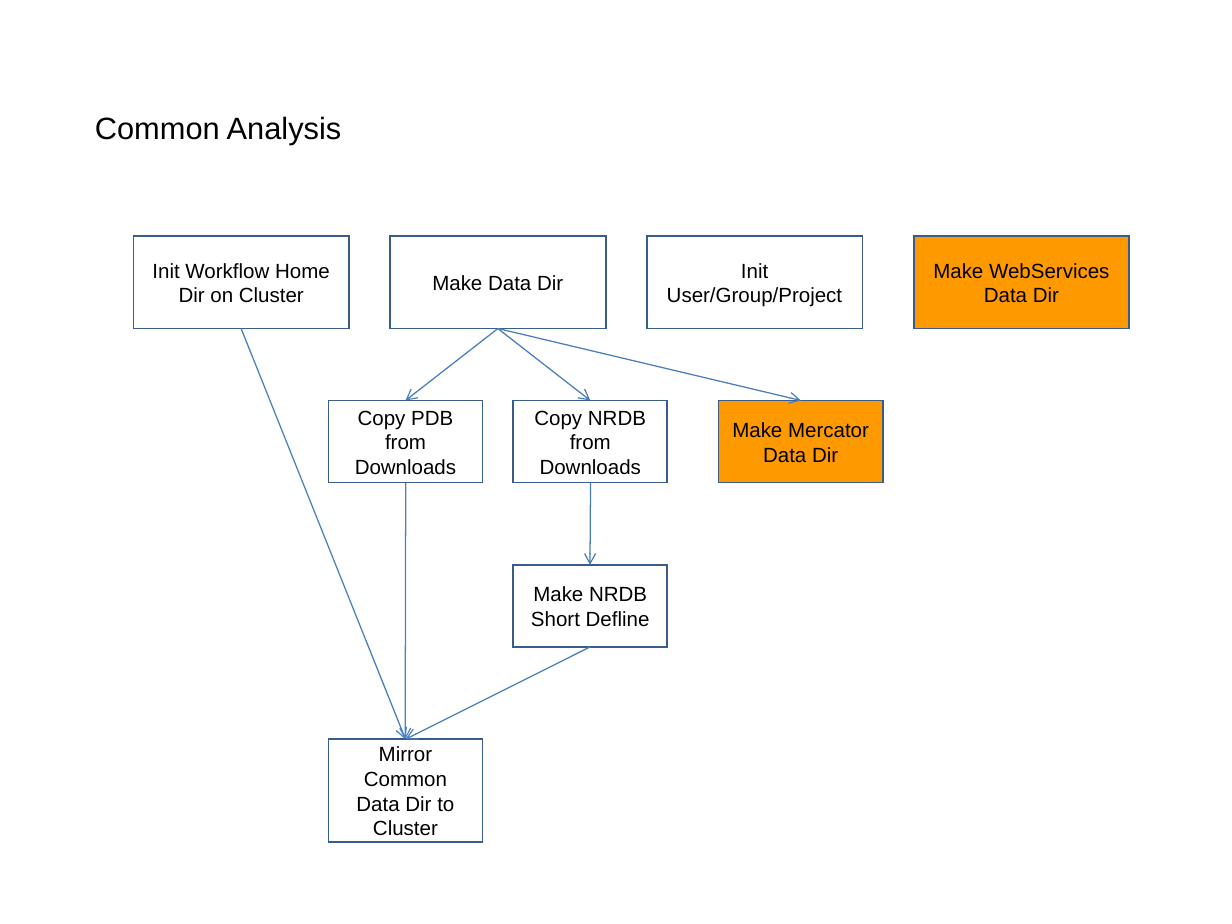
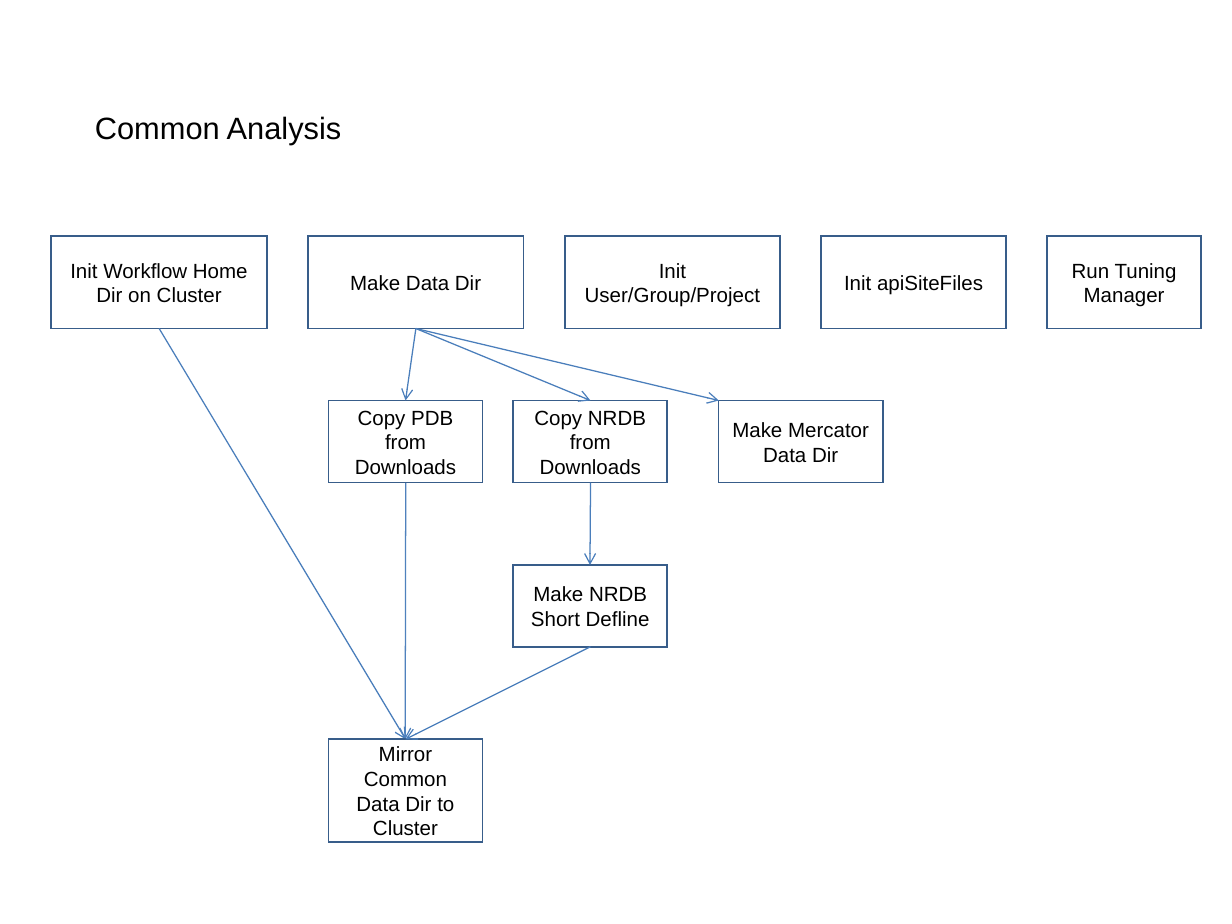
Before and after one commit to VEuPathDB/ApiCommonData, a slide deck: slide 2 of Load/doc/workflow/AnalysisWorkflow_wei.ppt. Drawn at 1232x924 pixels with LibreOffice and Linux fonts; fonts in the diff are those of the drawing. Boxes give left, top, right and bottom in pixels: in the first picture for what was removed or moved away, otherwise in the second. Text is boxed around its words. In the diff, an @@ line names an element or a change of style, - is before the commit and + after.

```diff
--- a/Load/doc/workflow/AnalysisWorkflow_wei.ppt
+++ b/Load/doc/workflow/AnalysisWorkflow_wei.ppt
@@ rectangle "Init Workflow Home Dir on ...": place and size @@
-rectangle "Init Workflow Home Dir on ..." at <box>133,237,349,329</box>
+rectangle "Init Workflow Home Dir on ..." at <box>52,237,267,329</box>
@@ rectangle "Make Data Dir": place and size @@
-rectangle "Make Data Dir" at <box>391,237,606,329</box>
+rectangle "Make Data Dir" at <box>308,237,524,329</box>
@@ rectangle "Init User/Group/Project": place and size @@
-rectangle "Init User/Group/Project" at <box>647,237,862,329</box>
+rectangle "Init User/Group/Project" at <box>564,237,780,329</box>
@@ rectangle "Init apiSiteFiles" at <box>822,237,1007,329</box>: fill #FF9900 to #FFFFFF @@
@@ rectangle "Init apiSiteFiles": place and size @@
-rectangle "Init apiSiteFiles" at <box>914,237,1130,329</box>
+rectangle "Init apiSiteFiles" at <box>822,237,1007,329</box>
@@ rectangle added at <box>1047,237,1201,329</box>, fill #FFFFFF, outline #385D8A 0.99 pt, 12 pt, text #000000 @@
+Run Tuning Manager
@@ text in rectangle at <box>844,275,983,295</box>: text changed @@
-Make WebServices Data Dir
+Init apiSiteFiles
@@ arrow moved from (241, 329) - (405, 739) to (159, 329) - (405, 739) @@
@@ arrow moved from (498, 329) - (405, 400) to (416, 329) - (405, 400) @@
@@ arrow moved from (498, 329) - (801, 400) to (416, 329) - (718, 400) @@
@@ arrow moved from (498, 329) - (590, 400) to (416, 329) - (590, 400) @@
@@ rectangle "Make Mercator Data Dir" at <box>718,400,882,483</box>: fill #FF9900 to #FFFFFF @@
```
Also in this commit, not shown: 7 other slides changed, 4 slides added, 2 slides removed.
